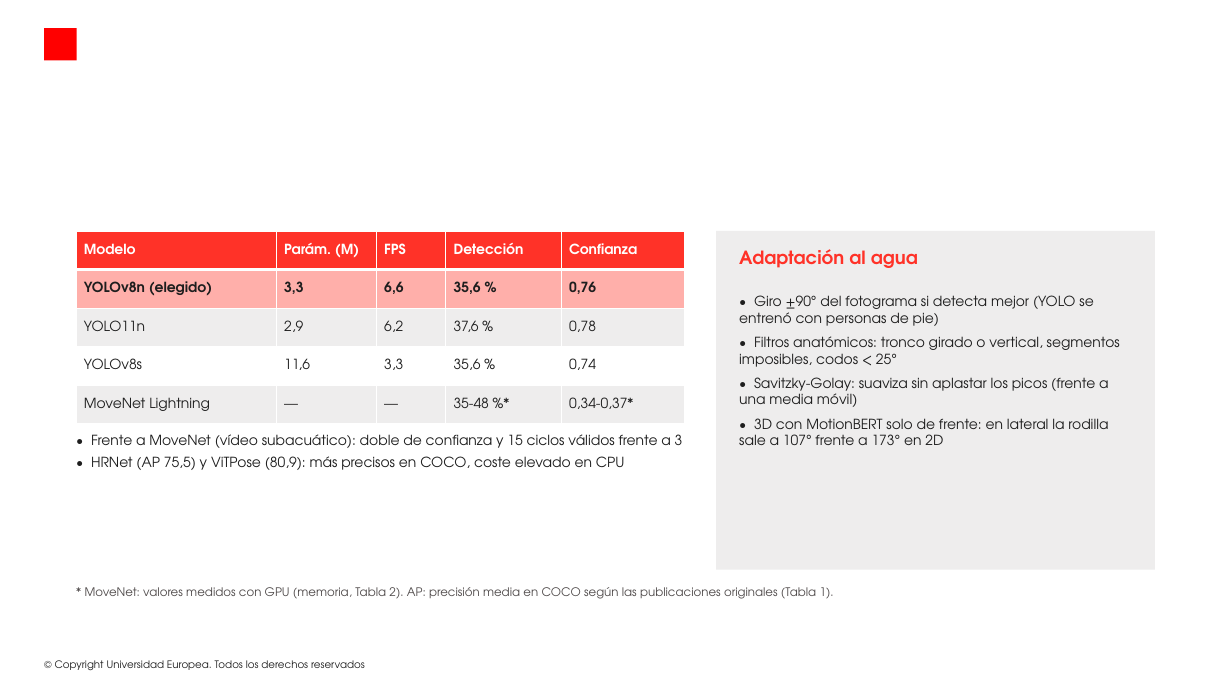
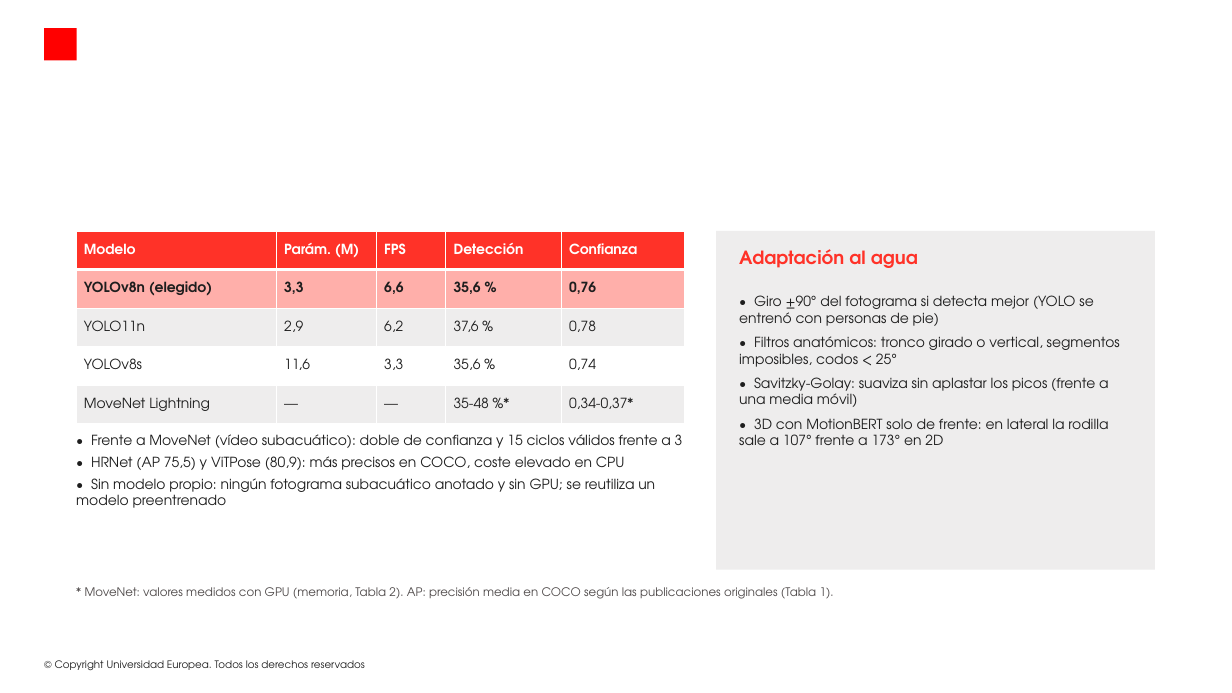
Before and after one commit to modeliana1-rgb/Strokelab, a slide deck: slide 5 of presentacion/StrokeLab_defensa.pptx (slide 4 before the commit). Drawn at 1232x693 pixels with LibreOffice and Linux fonts; fonts in the diff are those of the drawing; background and template pictures are left out. Boxes give left, top, right and bottom in pixels: in the first picture for what was removed or moved away, otherwise in the second. Text is boxed around its words. In the diff, an @@ line names an element or a change of style, - is before the commit and + after.

```diff
--- a/presentacion/StrokeLab_defensa.pptx
+++ b/presentacion/StrokeLab_defensa.pptx
@@ text at (76, 478, 655, 508): paragraph added @@
+• Sin modelo propio: ningún fotograma subacuático anotado y sin GPU; se reutiliza un modelo preentrenado
```
Also in this commit, not shown: 3 other slides changed, 2 slides added, 2 slides removed, 3 other files.
